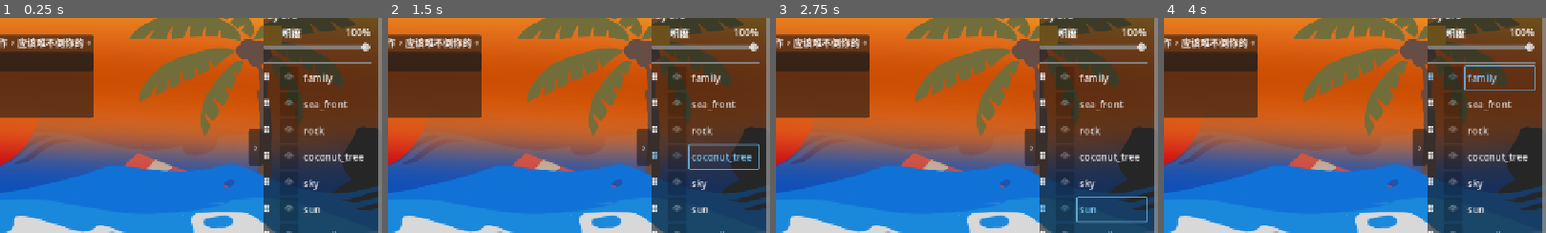
Above: before the commit, frames 1-4 (left to right).
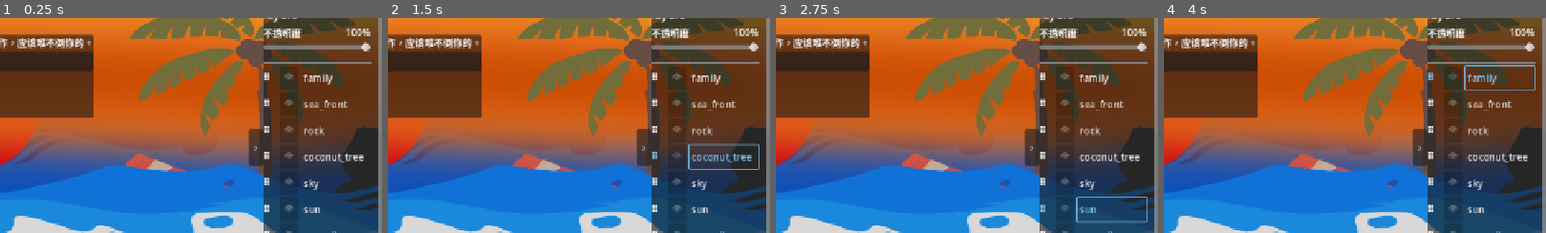
Above: after the commit, the same moments.

Repository: kkkiiijjj/god-of-layers
Game: Godot game, scene res://scenes/levels/pearl/LevelPearl.tscn
The game is run twice, just before and just after one commit, with the same random seed, the same clock (stepped at 60 frames per second) and the same inputs.
Inputs:
- Up to frame 1 (0.25 s): no input
- Up to frame 2 (1.5 s): click "sea_front" at 0.5 s; click "coconut_tree" at 1.25 s
- Up to frame 3 (2.75 s): click "sun" at 2 s
- Up to frame 4 (4 s): click "👁" at 2.75 s; click "family" at 3.5 s
The pictures show only the part of the screen within x 50-100%, y 20-70%; the shares and areas given below are measured in that part.

The runs differ from the first frame. In frame 1, 0.3% of the frame differs, in the area x 69-74%, y 3-13%; in frame 2, 0.3%; in frame 3, 0.3%; in frame 4, 0.3%.

Commit message:
feat: 橡皮擦模式实现，隐藏四个遮挡层后点击清除所有bug，引导对话完善

Diff:
--- a/project.godot
+++ b/project.godot
@@ -28,6 +28,14 @@
 window/stretch/mode="canvas_items"
 window/stretch/aspect="expand"
 
+[input]
+
+mouse_left={
+"deadzone": 0.2,
+"events": [Object(InputEventMouseButton,"resource_local_to_scene":false,"resource_name":"","device":-1,"window_id":0,"alt_pressed":false,"shift_pressed":false,"ctrl_pressed":false,"meta_pressed":false,"button_mask":1,"position":Vector2(152, 14),"global_position":Vector2(161, 62),"factor":1.0,"button_index":1,"canceled":false,"pressed":true,"double_click":false,"script":null)
+]
+}
+
 [rendering]
 
 renderer/rendering_method="gl_compatibility"
--- a/scenes/levels/pearl/LevelPearl.tscn
+++ b/scenes/levels/pearl/LevelPearl.tscn
@@ -204,18 +204,18 @@
 
 [node name="EraserBtn" type="Button" parent="UI/HUD"]
 layout_mode = 2
-offset_left = 1080.0
-offset_top = 156.0
-offset_right = 1112.0
-offset_bottom = 188.0
+offset_left = 1240.0
+offset_top = 124.0
+offset_right = 1272.0
+offset_bottom = 156.0
 text = "🧹"
 
 [node name="EraserBlock" type="ColorRect" parent="UI/HUD"]
 layout_mode = 2
-offset_left = 1080.0
-offset_top = 156.0
-offset_right = 1112.0
-offset_bottom = 188.0
+offset_left = 1240.0
+offset_top = 124.0
+offset_right = 1272.0
+offset_bottom = 156.0
 color = Color(0.423529, 0.313726, 0.109804, 1)
 
 [node name="HoleLayer" type="CanvasLayer" parent="UI"]
--- a/scripts/LevelPearl.gd
+++ b/scripts/LevelPearl.gd
@@ -18,7 +18,7 @@
 ]
 
 @onready var dialogue_box = $UI/HUD/DialogueBox
-
+@onready var layer_panel = $UI/HUD/LayerPanel
 
 
 func _ready() -> void:
@@ -41,6 +41,13 @@
 		print("  [", i, "] ", l.get_meta("layer_id", "无ID"))
 
 	_trigger_stage_one_start()
+
+
+func _process(_delta: float) -> void:
+	if not layer_panel.eraser_mode:
+		return
+	if Input.is_action_just_pressed("mouse_left"):
+		_on_eraser_activated()
 
 
 func _setup_camera() -> void:
@@ -143,18 +150,57 @@
 
 	if bugs_cleared:
 		dialogue_box.show_dialogue([
-			"我回来了——咦？",
-			"缺口里的东西……消失了？",
-			"你做的？",
-			"这不在我的预期流程里。我需要记录一下。",
-			"……总之，做得不错。下面我们来修补这些缺口。",
+			"哦？",
+			"您已经找到橡皮擦了。",
+			"……这届比上一届聪明。那个本来是之后的教学内容的。",
+			"看来我得把它藏得更隐蔽一些。记录在案。",
+			"不过，它们留下的这些缺口……我的数据库里没有任何相关记录。",
+			"这种损伤从未出现过。也许只有您能处理——毕竟，您来自我们创造者的族群。",
 		])
 	else:
 		dialogue_box.show_dialogue([
 			"我回来了。上面说这种情况他们也没见过，让我自己处理……",
 			"没关系，交给我。",
 			"好，处理完毕。下面我来教你修补这些缺口。",
-		])
+		], _after_bugs_cleared)
+
+
+func _on_eraser_activated() -> void:
+	var cover_layers = ["sun", "coconut_tree", "sea_layer5", "sea_front"]
+	for lid in cover_layers:
+		var layer = _find_layer(lid)
+		if layer and layer.visible:
+			return
+	_clear_all_bugs()
+
+
+func _clear_all_bugs() -> void:
+	for monster_id in ["monster_blue", "monster_red", "monster_green", "monster_white"]:
+		LayerManager.set_visible(monster_id, false)
+		if layer_panel.layer_buttons.has(monster_id):
+			layer_panel.layer_buttons[monster_id].visible = false
+	# 关闭橡皮擦模式
+	layer_panel.eraser_mode = false
+	layer_panel.eraser_btn.modulate = Color.WHITE
+	_check_all_bugs_cleared()
+
+
+func _check_all_bugs_cleared() -> void:
+	dialogue_box.show_dialogue([
+		"哦？",
+		"您已经找到橡皮擦了。",
+		"……这届比上一届聪明。那个本来是之后的教学内容的。",
+		"看来我得把它藏得更隐蔽一些。记录在案。",
+		"不过，它们留下的这些缺口……我的数据库里没有任何相关记录。",
+		"这种损伤从未出现过。也许只有您能处理——毕竟，您来自我们创造者的族群。",
+	])
+
+
+func _after_bugs_cleared() -> void:
+	dialogue_box.show_dialogue([
+		"不过，它们留下的这些缺口……我的数据库里没有任何相关记录。",
+		"这种损伤从未出现过。也许只有您能处理——毕竟，您来自我们创造者的族群。",
+	])
 
 
 func _on_puzzle_stage_changed(stage: int) -> void:
@@ -164,12 +210,11 @@
 			_reveal_sea_layers()
 			_position_monsters()
 			_reveal_monsters_in_panel()
-			var panel = $UI/HUD/LayerPanel
 			for sea_id in ["sea_bg4", "sea_layer5", "lanternfish", "sea_layer6"]:
-				panel.show_layer_in_panel(sea_id)
+				layer_panel.show_layer_in_panel(sea_id)
 			_trigger_stage_two_intro()
 			LayerManager.set_visible("?", true)
-			panel.show_layer_in_panel("?")
+			layer_panel.show_layer_in_panel("?")
 		2:
 			print(">>> 进入阶段三：收集颜料")
 		3:
@@ -186,18 +231,12 @@
 
 
 func _reveal_monsters_in_panel() -> void:
-	var panel = $UI/HUD/LayerPanel
-	if not panel:
-		return
-	for monster_id in ["monster_blue", "monster_red", "monster_green", "monster_white"]:
-		panel.show_layer_in_panel(monster_id)
-
-
+	for monster_id in ["monster_blue", "monster_red", "monster_green", "monster_white"]:
+		layer_panel.show_layer_in_panel(monster_id)
 
 
 func _show_holes() -> void:
 	var hole_layer = $UI/HoleLayer
-	print("HoleLayer: ", hole_layer)
 	if not hole_layer:
 		print("找不到 HoleLayer！")
 		return
@@ -206,16 +245,17 @@
 	$UI/HoleLayer/HoleGreen.visible = true
 	$UI/HoleLayer/HoleWhite.visible = true
 
+
 func _reveal_sea_layers() -> void:
 	var sea_back_index = _get_layer_index("sea_back")
 	LayerManager.set_visible("sea_back", false)
-
 	var new_layers = ["sea_layer6", "sea_layer5", "sea_bg4", "lanternfish"]
 	for i in new_layers.size():
 		var layer = _find_layer(new_layers[i])
 		if layer:
 			LayerManager.set_visible(new_layers[i], true)
 			LayerManager.reorder_layer(layer, sea_back_index + i)
+
 
 func _position_monsters() -> void:
 	var placements = {
@@ -230,6 +270,5 @@
 		var monster = _find_layer(monster_id)
 		if monster and target_index != -1:
 			LayerManager.reorder_layer(monster, target_index)
-			# 强制刷新 CanvasLayer 显示状态
 			monster.visible = false
 			monster.visible = true
